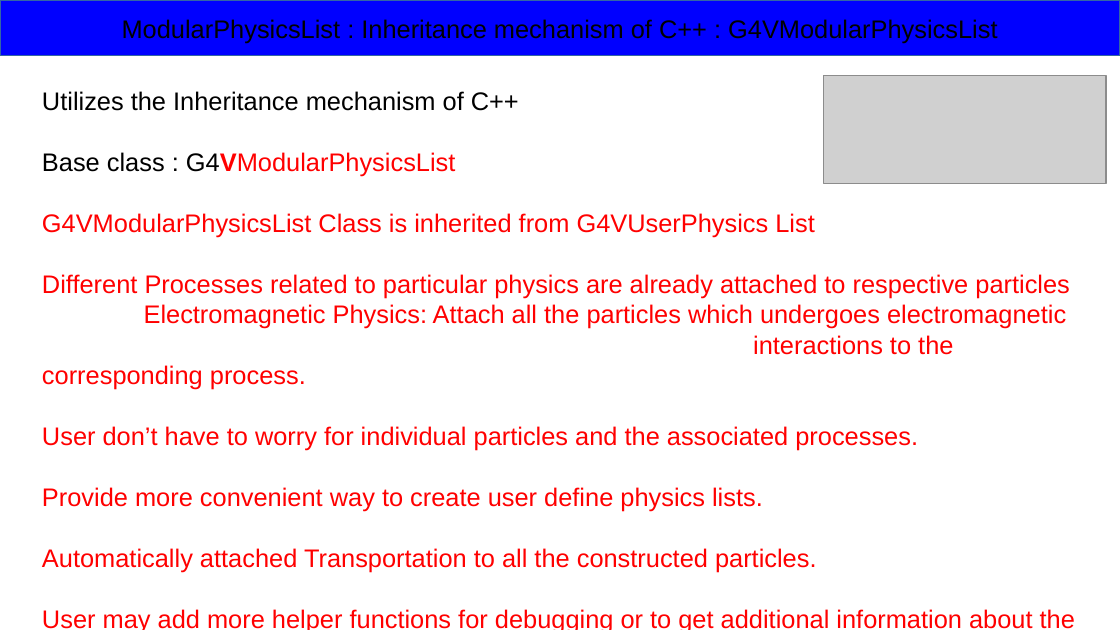
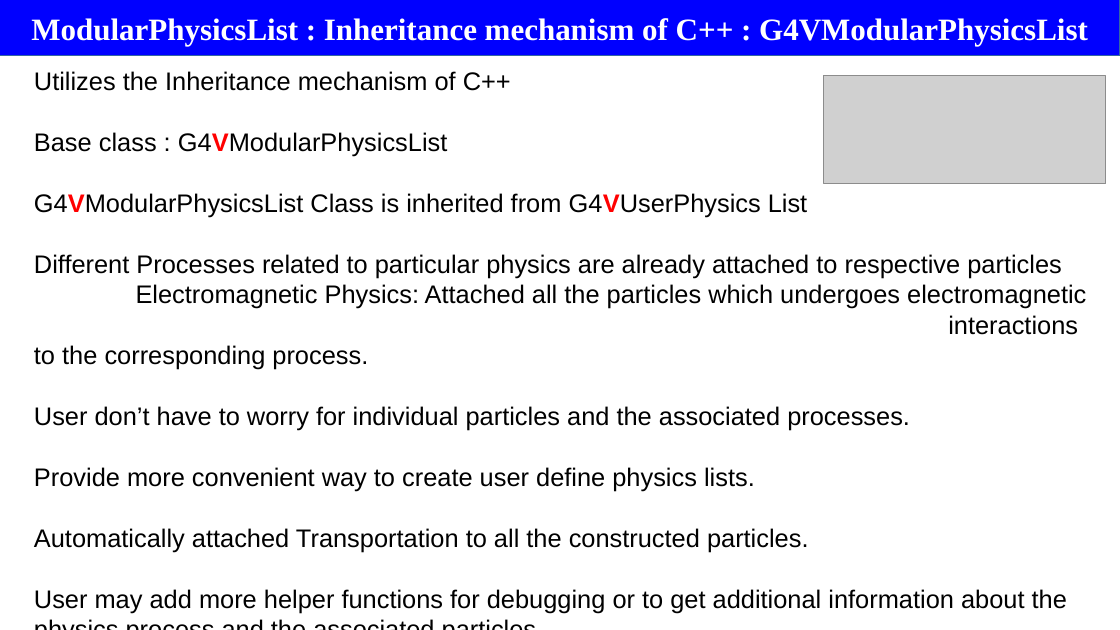
Before and after one commit to rsehgal/G4Simulations, a slide deck: slide 13 of Presentations/PhysicsList.pptx (slide 9 before the commit). Drawn at 1120x630 pixels with LibreOffice and Linux fonts; fonts in the diff are those of the drawing; grey boxes stand for pictures. Boxes give left, top, right and bottom in pixels: in the first picture for what was removed or moved away, otherwise in the second. Text is boxed around its words. In the diff, an @@ line names an element or a change of style, - is before the commit and + after.

Commit message:
Modified the PhysicsList PPTs

```diff
--- a/Presentations/PhysicsList.pptx
+++ b/Presentations/PhysicsList.pptx
@@ rectangle "ModularPhysicsList : Inheritance mechanism of ..." at [0, 0, 1120, 56]: size 18 to 22 pt, font Arial to Times New Roman, text colour #000000 to #FFFFFF, bold on @@
@@ text "Utilizes the Inheritance mechanism of ...": place and size @@
-text "Utilizes the Inheritance mechanism of ..." at [42, 91, 1075, 630]
+text "Utilizes the Inheritance mechanism of ..." at [34, 71, 1086, 613]
@@ text at [34, 132, 1067, 613]: text colour #FF0000 to #000000 in "G4VModularPhysicsList", "G4VModularPhysicsList Class is inherited from G4VUserPhysics ...", "Different Processes related to particular physics are ...", "User don’t have to worry for individual ..." and 3 more places; bold on in "G4VModularPhysicsList G4VUserPhysics" @@
@@ text at [34, 284, 1086, 370]: text changed; text colour #FF0000 to #000000 @@
-Electromagnetic Physics: Attach all the particles which undergoes electromagnetic interactions to the corresponding process.
+Electromagnetic Physics: Attached all the particles which undergoes electromagnetic interactions to the corresponding process.
```
Also in this commit, not shown: 14 other slides changed, 16 slides added, 2 slides removed, 2 other files.
